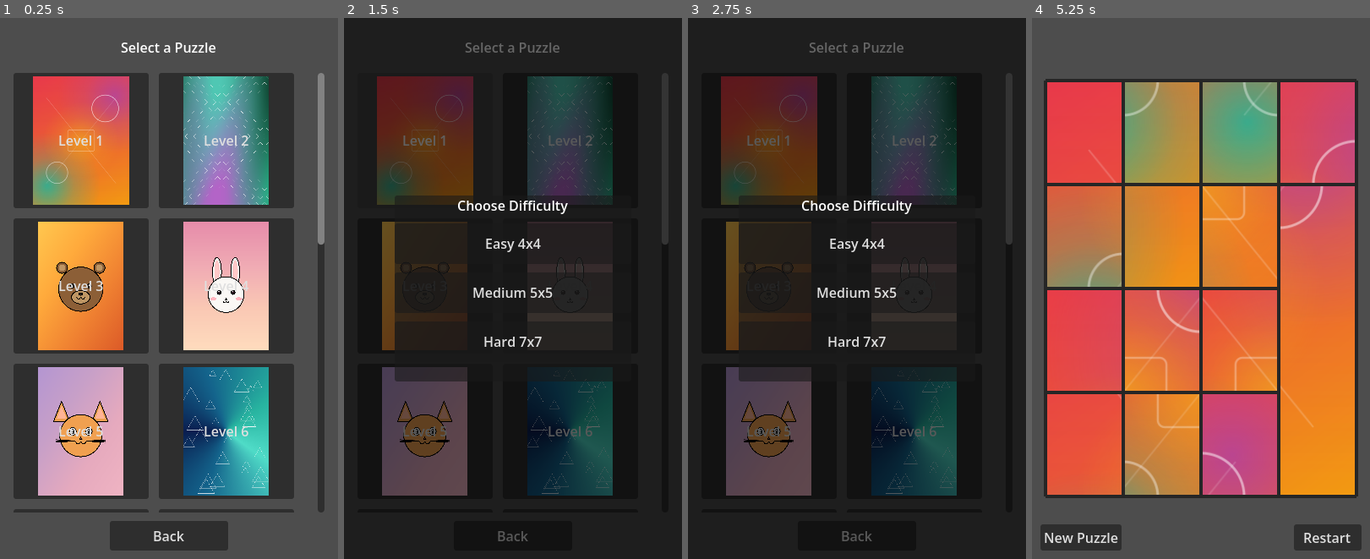
Above: before the commit, frames 1-4 (left to right).
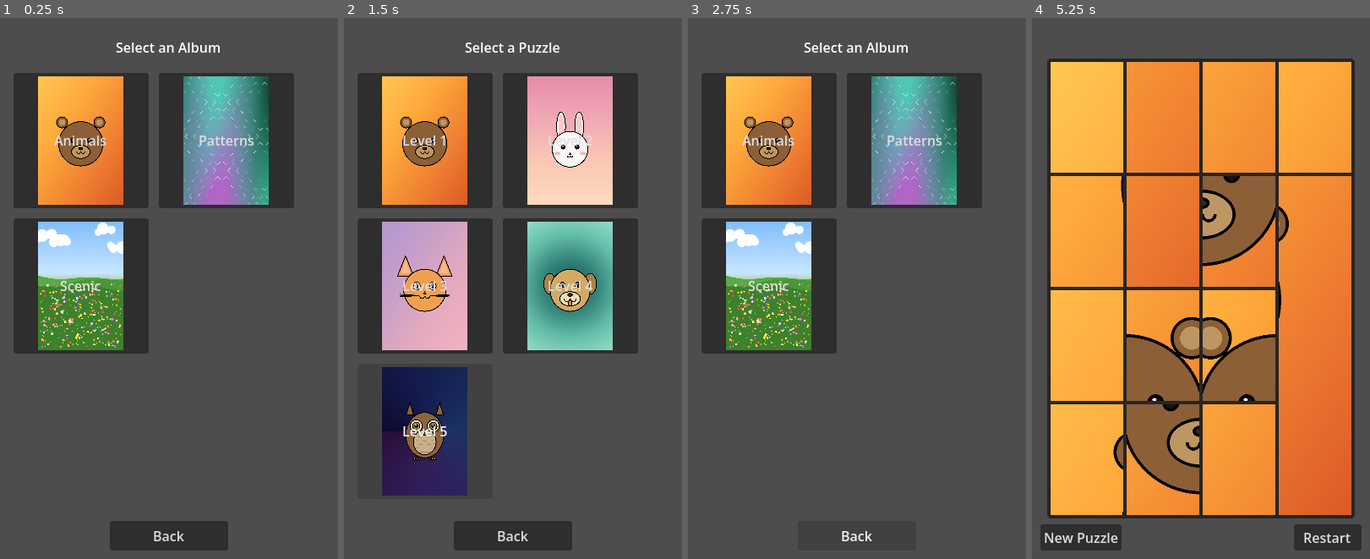
Above: after the commit, the same moments.

Repository: Gare22/Picture-Stitch-Puzzle
Game: Godot game, scene res://album_select.tscn
The game is run twice, just before and just after one commit, with the same random seed, the same clock (stepped at 60 frames per second) and the same inputs. Before the commit the project starts from res://level_select.tscn.
Inputs (mouse positions are in pixels of both pictures, inside the frame that each line leads up to):
- Up to frame 1 (0.25 s): no input
- Up to frame 2 (1.5 s): click "Back" at 0.5 s; click (425, 142) at 1.25 s, where only the run before the commit has a clickable "Level 1"
- Up to frame 3 (2.75 s): click "Back" at 2 s
- Up to frame 4 (5.25 s): click (1113, 142) at 2.75 s, where only the run before the commit has a clickable "Level 1"; click "Level 1" at 3.5 s; click "Level 1" at 4.25 s; click "Easy 4x4" at 5 s

The runs differ from the first frame. In frame 1, 45% of the frame differs, in the area x 4-96%, y 4-92%; in frame 2, 91%; in frame 3, 92%, in the area x 0-100%, y 0-100%; in frame 4, 68%.

Commit message:
feat: album categorization with album selection menu
- Assets restructured into assets/puzzles/{animals,patterns,scenic} (16 pngs, fresh .import files)
- LevelManager discovers albums from subfolders; levels scoped to the current album
- New album_select scene mirrors the level_select layout; album cover = first puzzle alphabetically
- Main scene is now album_select; level_select back button returns to albums

Diff:
--- /dev/null
+++ b/album_select.gd
@@ -0,0 +1,53 @@
+extends Control
+
+## Album-selection screen. Shows a scrollable grid of album thumbnails
+## that the player can tap to load that album's puzzles into level select.
+
+@onready var grid: GridContainer = $ScrollContainer/GridContainer
+@onready var back_button: Button = $BackButton
+
+const THUMB_SIZE := Vector2(160, 160)
+
+
+func _ready() -> void:
+	back_button.pressed.connect(_on_back_pressed)
+	_build_grid()
+
+
+func _build_grid() -> void:
+	# Clear any existing children
+	for child in grid.get_children():
+		child.queue_free()
+
+	var count := LevelManager.get_album_count()
+	for i in range(count):
+		var album: Dictionary = LevelManager.albums[i]
+		var btn := Button.new()
+		btn.custom_minimum_size = THUMB_SIZE
+		btn.size_flags_horizontal = Control.SIZE_SHRINK_CENTER
+		btn.size_flags_vertical = Control.SIZE_SHRINK_CENTER
+		btn.mouse_filter = Control.MOUSE_FILTER_PASS
+		btn.mouse_force_pass_scroll_events = true
+
+		# Load album thumbnail texture
+		var tex = load(album["thumbnail_path"]) as Texture2D
+		if tex != null:
+			btn.icon = tex
+			btn.expand_icon = true
+			btn.icon_alignment = HORIZONTAL_ALIGNMENT_CENTER
+			btn.vertical_icon_alignment = VERTICAL_ALIGNMENT_CENTER
+
+		btn.text = album["name"]
+
+		var idx := i
+		btn.pressed.connect(func() -> void: _on_album_pressed(idx))
+		grid.add_child(btn)
+
+
+func _on_album_pressed(index: int) -> void:
+	LevelManager.set_album(index)
+	get_tree().change_scene_to_file("res://level_select.tscn")
+
+
+func _on_back_pressed() -> void:
+	get_tree().reload_current_scene()
--- /dev/null
+++ b/album_select.tscn
@@ -0,0 +1,58 @@
+[gd_scene format=3 uid="uid://lbumselect01"]
+
+[ext_resource type="Script" path="res://album_select.gd" id="1_as"]
+
+[node name="AlbumSelect" type="Control"]
+layout_mode = 3
+anchors_preset = 15
+anchor_right = 1.0
+anchor_bottom = 1.0
+grow_horizontal = 2
+grow_vertical = 2
+script = ExtResource("1_as")
+
+[node name="Title" type="Label" parent="."]
+layout_mode = 1
+anchors_preset = 10
+anchor_right = 1.0
+offset_left = 20.0
+offset_top = 15.0
+offset_right = -20.0
+offset_bottom = 55.0
+grow_horizontal = 2
+text = "Select an Album"
+horizontal_alignment = 1
+vertical_alignment = 1
+
+[node name="ScrollContainer" type="ScrollContainer" parent="."]
+layout_mode = 1
+anchors_preset = 15
+anchor_right = 1.0
+anchor_bottom = 1.0
+offset_left = 16.0
+offset_top = 65.0
+offset_right = -16.0
+offset_bottom = -55.0
+grow_horizontal = 2
+grow_vertical = 2
+
+[node name="GridContainer" type="GridContainer" parent="ScrollContainer"]
+layout_mode = 2
+size_flags_horizontal = 3
+theme_override_constants/h_separation = 12
+theme_override_constants/v_separation = 12
+columns = 2
+
+[node name="BackButton" type="Button" parent="."]
+layout_mode = 1
+anchors_preset = 12
+anchor_top = 1.0
+anchor_right = 1.0
+anchor_bottom = 1.0
+offset_left = 130.0
+offset_top = -45.0
+offset_right = -130.0
+offset_bottom = -10.0
+grow_horizontal = 2
+grow_vertical = 0
+text = "Back"
--- a/autoload/level_manager.gd
+++ b/autoload/level_manager.gd
@@ -1,13 +1,20 @@
 extends Node
 
-## Central registry of all available puzzle images.
-## Images are auto-discovered from res://assets/ (excluding the old/ subfolder).
-## best.png is always Level 1; the rest are sorted alphabetically.
+## Central registry of puzzle albums.
+## Albums are auto-discovered from subfolders of res://assets/puzzles/.
+## Each album holds its own level list, discovered from the folder's .png files.
 
-## Built at runtime by scanning the assets folder.
+## Built at runtime by scanning res://assets/puzzles/ subfolders.
+## Each entry: { "name": String, "path": String, "thumbnail_path": String, "levels": Array[Dictionary] }
+var albums: Array[Dictionary] = []
+
+## Index of the currently-selected album (set by AlbumSelect).
+var current_album_index: int = 0
+
+## Levels of the current album only (built by set_album()).
 var levels: Array[Dictionary] = []
 
-## Index of the currently-selected level (set by LevelSelect).
+## Index of the currently-selected level within the current album (set by LevelSelect).
 var current_index: int = 0
 
 ## Grid size (columns = rows) for the currently-selected difficulty. Defaults to Easy (4x4).
@@ -15,64 +22,77 @@
 
 
 func _ready() -> void:
-	_build_levels()
+	_build_albums()
+	set_album(0)
 
 
-## Scans the assets folder and builds the levels list.
-## best.png is pinned as Level 1; everything else is sorted alphabetically.
-func _build_levels() -> void:
-	levels.clear()
+## Scans res://assets/puzzles/ subfolders and builds the albums list.
+## Folders with no .png files are skipped.
+func _build_albums() -> void:
+	albums.clear()
 
-	# --- Diagnostic logging for Android debugging ---
-	var dir := DirAccess.open("res://assets/")
-	if dir == null:
-		push_error("LevelManager: DirAccess.open returned null for res://assets/")
-	else:
-		print("LevelManager: DirAccess.open succeeded")
-
-	# Try multiple path variations and log results
-	var paths_to_try: Array[String] = [
-		"res://assets/",
-		"res://assets",
-		"res://",
-	]
-	for p: String in paths_to_try:
-		var files: PackedStringArray = DirAccess.get_files_at(p)
-		print("LevelManager: get_files_at(\"%s\") => %d files" % [p, files.size()])
-		for f: String in files:
-			print("  - %s" % f)
-	# --- End diagnostics ---
-
-	if dir == null:
+	var root_dir := DirAccess.open("res://assets/puzzles/")
+	if root_dir == null:
+		push_error("LevelManager: DirAccess.open returned null for res://assets/puzzles/")
 		return
 
-	# Collect puzzle images via .png.import files, which exist in both editor
-	# and export builds. Raw .png files only exist in the editor, so we skip
-	# them to avoid double-counting.
-	var images: Array[String] = []
-	var all_files: PackedStringArray = DirAccess.get_files_at("res://assets/")
-	for file_name: String in all_files:
-		if file_name.ends_with(".png.import"):
-			images.append(file_name.trim_suffix(".import"))
+	var folders: PackedStringArray = DirAccess.get_directories_at("res://assets/puzzles/")
+	folders.sort()
 
-	# Sort alphabetically for consistent ordering
-	images.sort()
+	for folder: String in folders:
+		var folder_path: String = "res://assets/puzzles/%s/" % folder
 
-	# Pin best.png as Level 1 (move it to the front if present)
-	var best_idx := images.find("best.png")
-	if best_idx >= 0:
-		images.remove_at(best_idx)
-		images.insert(0, "best.png")
+		# Collect puzzle images via .png.import files, which exist in both editor
+		# and export builds. Raw .png files only exist in the editor, so we skip
+		# them to avoid double-counting.
+		var images: Array[String] = []
+		var all_files: PackedStringArray = DirAccess.get_files_at(folder_path)
+		for file_name: String in all_files:
+			if file_name.ends_with(".png.import"):
+				images.append(file_name.trim_suffix(".import"))
+		images.sort()
 
-	# Build levels array
-	for i: int in range(images.size()):
-		var path: String = "res://assets/%s" % images[i]
-		levels.append({
-			"name": "Level %d" % (i + 1),
-			"path": path,
+		# Skip folders that contain no puzzle images.
+		if images.is_empty():
+			continue
+
+		var album_levels: Array[Dictionary] = []
+		for i: int in range(images.size()):
+			album_levels.append({
+				"name": "Level %d" % (i + 1),
+				"path": "%s%s" % [folder_path, images[i]],
+			})
+
+		albums.append({
+			"name": folder.capitalize(),
+			"path": folder_path,
+			"thumbnail_path": album_levels[0]["path"],
+			"levels": album_levels,
 		})
 
-	print("LevelManager: built %d levels" % levels.size())
+	print("LevelManager: built %d albums" % albums.size())
+
+
+## Selects an album and loads its levels as the current level set.
+## Resets the in-album level index to 0.
+func set_album(index: int) -> void:
+	if albums.is_empty():
+		return
+	current_album_index = clampi(index, 0, albums.size() - 1)
+	levels = albums[current_album_index]["levels"] as Array[Dictionary]
+	current_index = 0
+
+
+## Returns the total number of albums.
+func get_album_count() -> int:
+	return albums.size()
+
+
+## Returns the currently-selected album Dictionary, or {} if none.
+func get_current_album() -> Dictionary:
+	if albums.is_empty():
+		return {}
+	return albums[current_album_index]
 
 
 ## Returns the Dictionary for the current level.
@@ -82,12 +102,12 @@
 	return levels[current_index]
 
 
-## Returns the total number of levels.
+## Returns the total number of levels in the current album.
 func get_level_count() -> int:
 	return levels.size()
 
 
-## Advance to the next level (wraps around). Returns true if wrapped.
+## Advance to the next level (wraps around within the current album). Returns true if wrapped.
 func advance_level() -> bool:
 	var wrapped := false
 	current_index += 1
@@ -97,7 +117,7 @@
 	return wrapped
 
 
-## Jump to a specific level index.
+## Jump to a specific level index within the current album.
 func set_level(index: int) -> void:
 	current_index = clampi(index, 0, levels.size() - 1)
 
--- a/level_select.gd
+++ b/level_select.gd
@@ -66,5 +66,4 @@
 
 
 func _on_back_pressed() -> void:
-	# If there's nowhere to go "back" to, just restart the selection
-	get_tree().reload_current_scene()
+	get_tree().change_scene_to_file("res://album_select.tscn")
--- a/project.godot
+++ b/project.godot
@@ -11,7 +11,7 @@
 [application]
 
 config/name="Picture Puzzle"
-run/main_scene="res://level_select.tscn"
+run/main_scene="res://album_select.tscn"
 config/features=PackedStringArray("4.6", "GL Compatibility")
 
 [autoload]
Not shown, added: album_select.gd.uid
Renamed: assets/bear.png -> assets/puzzles/animals/bear.png
Not shown, changed: assets/puzzles/animals/bear.png.import
Renamed: assets/bunny.png -> assets/puzzles/animals/bunny.png
Not shown, changed: assets/puzzles/animals/bunny.png.import
Renamed: assets/cat.png -> assets/puzzles/animals/cat.png
Not shown, changed: assets/puzzles/animals/cat.png.import
Renamed: assets/dog.png -> assets/puzzles/animals/dog.png
Not shown, changed: assets/puzzles/animals/dog.png.import
Renamed: assets/owl.png -> assets/puzzles/animals/owl.png
Not shown, changed: assets/puzzles/animals/owl.png.import
Renamed: assets/aurora_diamond_grid.png -> assets/puzzles/patterns/aurora_diamond_grid.png
(and 21 more such lines)
